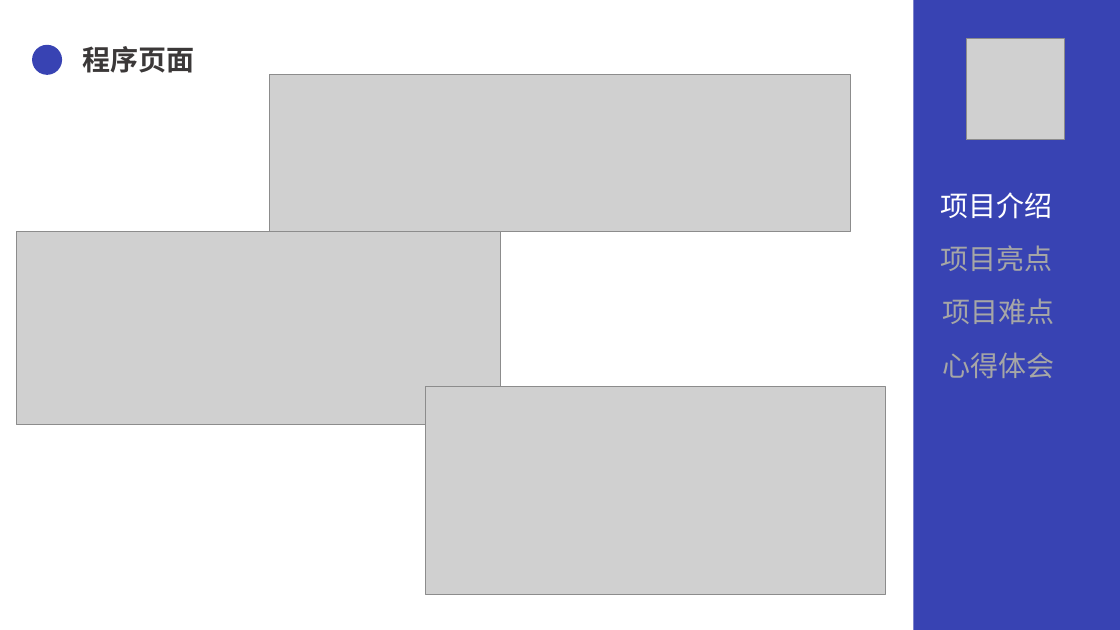
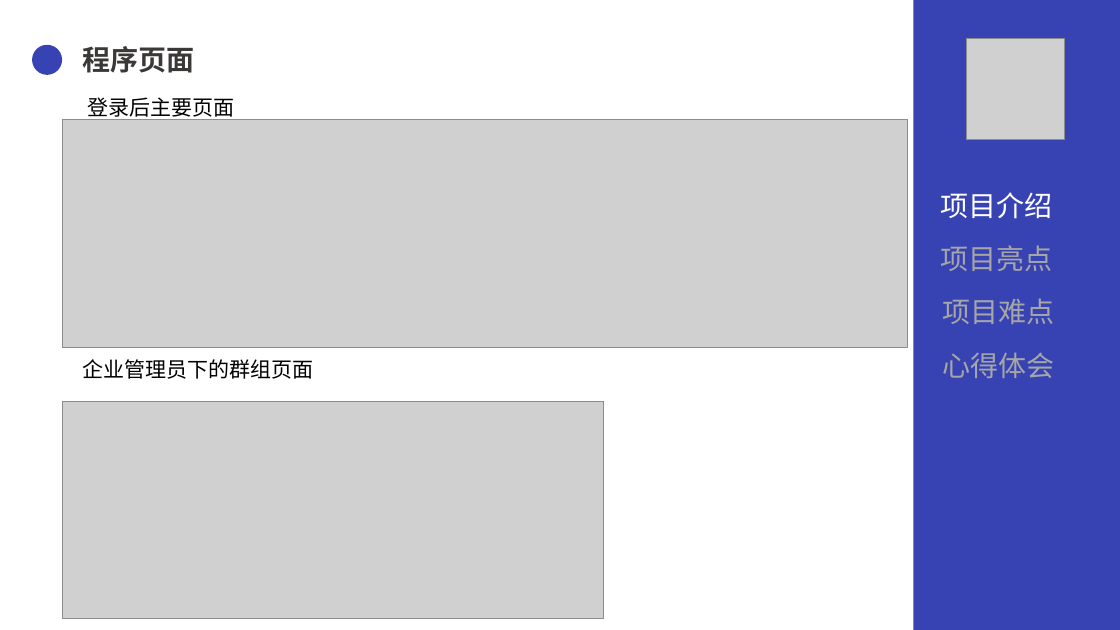
Before and after one commit to lnym123/QG_final, a slide deck: slide 7 of 文档/QG汇报.pptx. Drawn at 1120x630 pixels with LibreOffice and Linux fonts; fonts in the diff are those of the drawing; grey boxes stand for pictures. Boxes give left, top, right and bottom in pixels: in the first picture for what was removed or moved away, otherwise in the second. Text is boxed around its words. In the diff, an @@ line names an element or a change of style, - is before the commit and + after.

```diff
--- a/文档/QG汇报.pptx
+++ b/文档/QG汇报.pptx
@@ text added at [87, 97, 234, 121], 18 pt, text #000000 @@
+登录后主要页面
@@ picture: place and size @@
-picture at [269, 75, 850, 231]
+picture at [62, 120, 907, 348]
@@ text added at [82, 359, 313, 379], 18 pt, text #000000 @@
+企业管理员下的群组页面
@@ picture removed at [426, 386, 886, 595] @@
@@ picture: place and size @@
-picture at [17, 231, 501, 425]
+picture at [62, 402, 603, 618]
```
Also in this commit, not shown: 14 other slides changed, 2 slides added, 1 other file.
